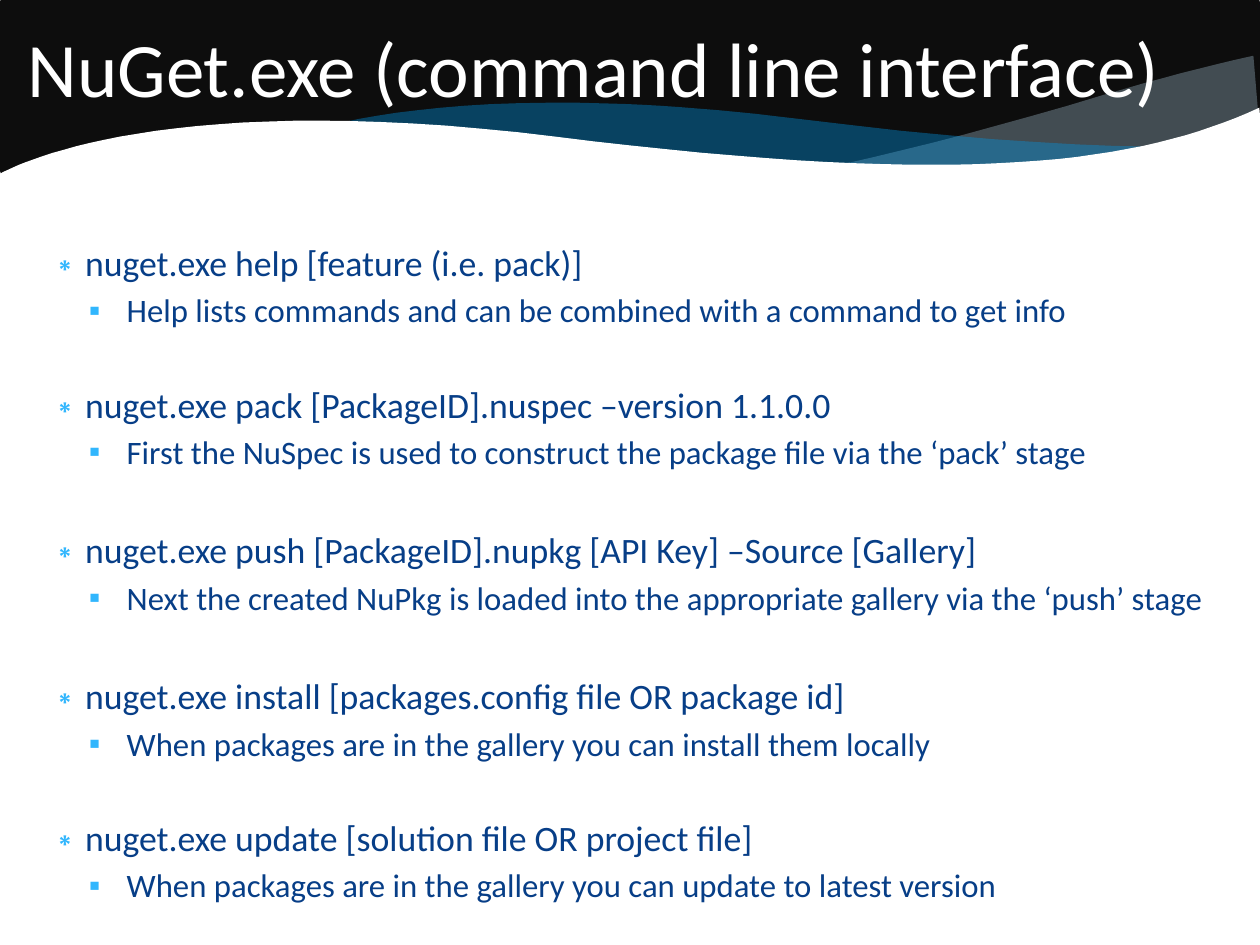
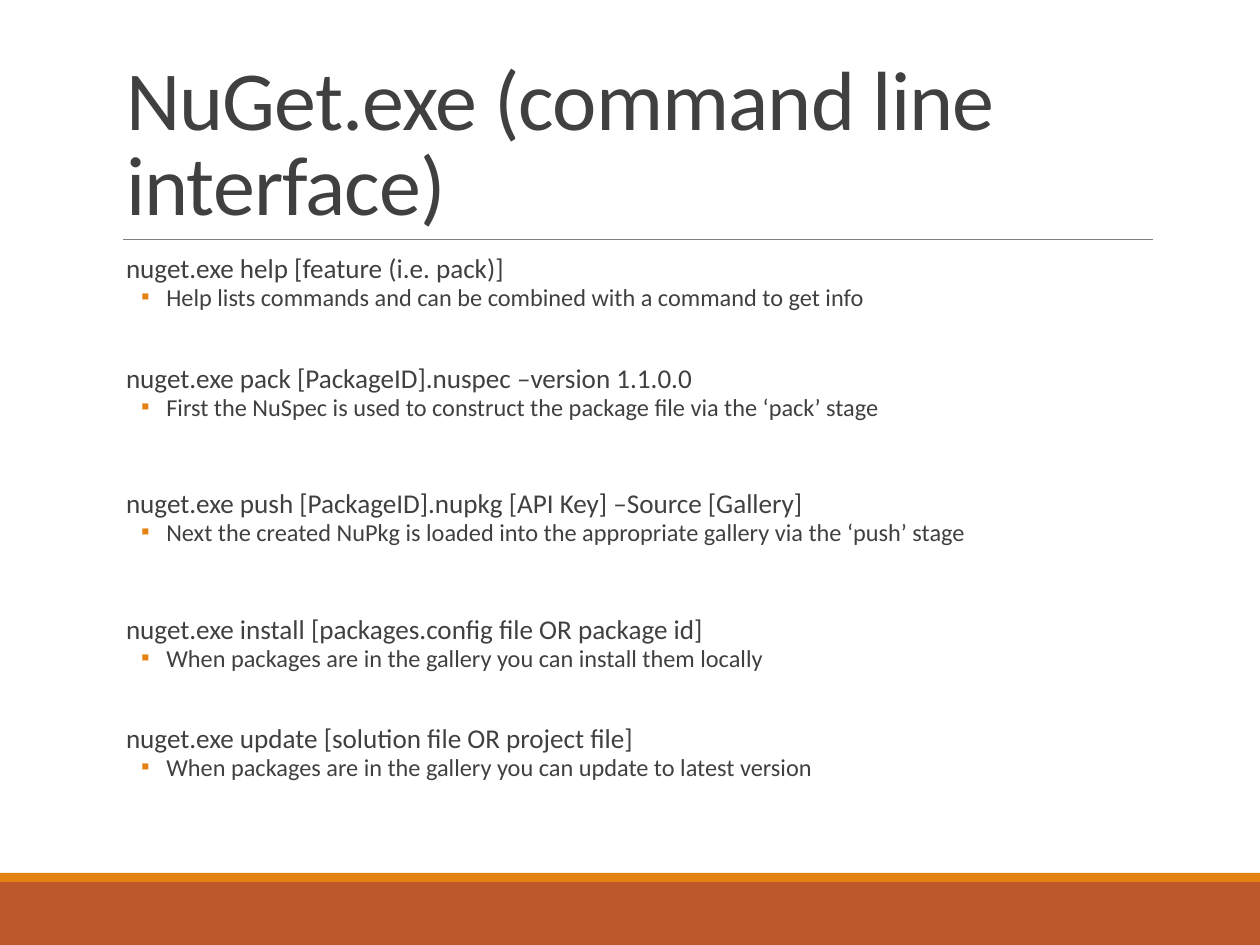
Before and after one commit to jsjodha/DevOpsFullDayTraining, a slide deck: slide 33 of PPTS/3. Package management with Nuget.pptx. Drawn at 1260x945 pixels with LibreOffice and Linux fonts; fonts in the diff are those of the drawing. Boxes give left, top, right and bottom in pixels: in the first picture for what was removed or moved away, otherwise in the second. Text is boxed around its words. In the diff, an @@ line names an element or a change of style, - is before the commit and + after.

```diff
--- a/PPTS/3. Package management with Nuget.pptx
+++ b/PPTS/3. Package management with Nuget.pptx
@@ rounded rectangle removed at [0, 0, 1260, 176] @@
@@ freeform shape removed at [0, 38, 1260, 307] @@
@@ title "NuGet.exe (command line interface)": place and size @@
-title "NuGet.exe (command line interface)" at [27, 41, 1159, 115]
+title "NuGet.exe (command line interface)" at [126, 69, 995, 227]
@@ title "NuGet.exe (command line interface)" at [126, 69, 995, 227]: size 44 to 48 pt, text colour #FFFFFF to #404040, letter spacing 0 to -0.5 pt; line spacing 1 to 0.85; vertical alignment middle to bottom @@
@@ freeform shape removed at [341, 48, 1151, 220] @@
@@ freeform shape removed at [837, 56, 1260, 179] @@
@@ line added from (123, 239) to (1153, 239), #808080 0.5 pt @@
@@ text "nuget.exe help [feature (i.e. pack)]": place and size @@
-text "nuget.exe help [feature (i.e. pack)]" at [85, 250, 1202, 903]
+text "nuget.exe help [feature (i.e. pack)]" at [126, 258, 964, 780]
@@ text "nuget.exe help [feature (i.e. pack)]" at [126, 258, 964, 780]: size 20.4 to 15.5 pt in "nuget.exe help [feature (i.e. pack)]", "nuget.exe pack [PackageID].nuspec –version 1.1.0.0", "nuget.exe push [PackageID].nupkg [API Key] –Source [Gallery]", "nuget.exe install [packages.config file OR package id]" and 1 more places; text colour #073E87 to #404040; size 18.7 to 13.9 pt in "Help lists commands and can be combined ...", "First the NuSpec is used to construct ...", "Next the created NuPkg is loaded into ...", "When packages are in the gallery you ..." and 1 more places; bullet ∗ to  ; line spacing 1 to 0.7; more space between paragraphs; bullet colour #31B6FD to #E48312; indent changed @@
@@ rectangle added at [0, 882, 1260, 945], fill #BD582C @@
@@ rectangle added at [0, 873, 1260, 882], fill #E48312 @@
```
Also in this commit, not shown: 39 other slides changed.
